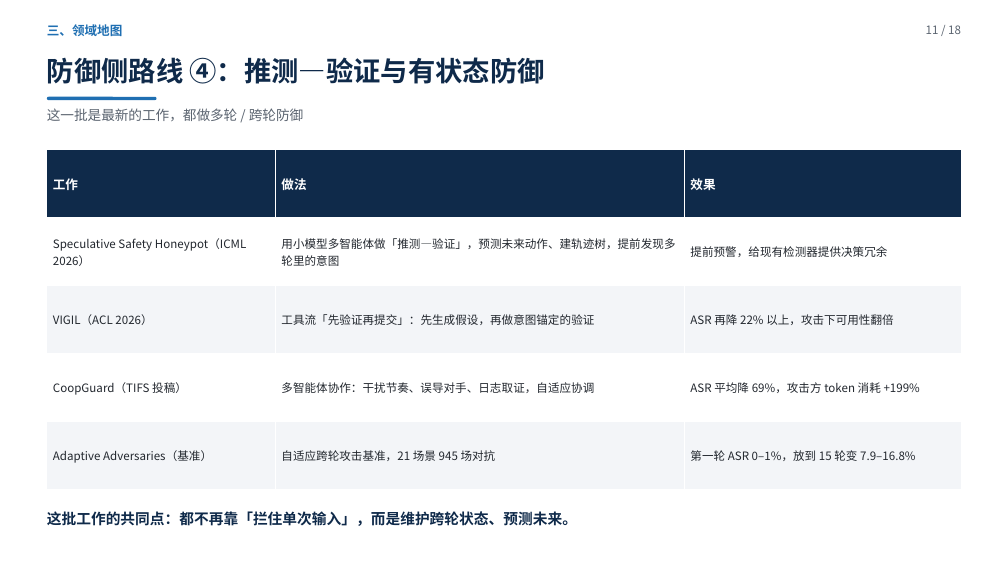
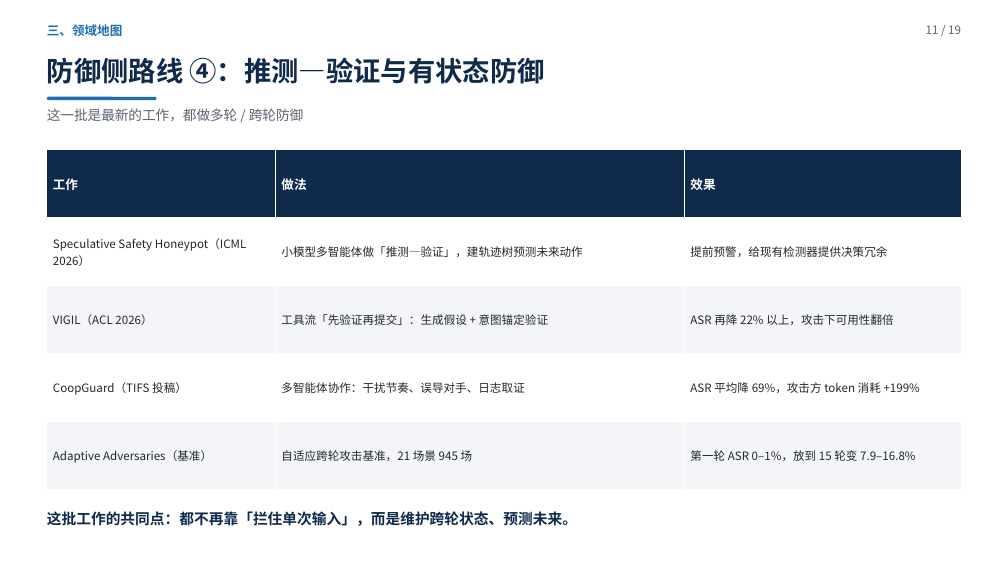
Before and after one commit to yiiiiiii1/multi-agent-remote-sensing, a slide deck: slide 11 of 阶段2-卫星多智能体防御/presentations/新方向调研汇报.pptx. Drawn at 1008x567 pixels with LibreOffice and Linux fonts; fonts in the diff are those of the drawing. Boxes give left, top, right and bottom in pixels: in the first picture for what was removed or moved away, otherwise in the second. Text is boxed around its words. In the diff, an @@ line names an element or a change of style, - is before the commit and + after.

Commit message:
采纳审核意见：P3 加默认场景声明、P9 补 Observer 数据、P13 去重复横幅、P11/P14 精简、P17 算力改强调框、代码块换正文字体、P1 加姓名位；新增 P18 四条核心发现（共19页）

```diff
--- a/阶段2-卫星多智能体防御/presentations/新方向调研汇报.pptx
+++ b/阶段2-卫星多智能体防御/presentations/新方向调研汇报.pptx
@@ text at [926,25,961,34]: text changed @@
-11 / 18
+11 / 19
@@ table at [47,150,961,490] @@
-row 2, column 2: 用小模型多智能体做「推测—验证」，预测未来动作、建轨迹树，提前发现多轮里的意图
+row 2, column 2: 小模型多智能体做「推测—验证」，建轨迹树预测未来动作
-row 3, column 2: 工具流「先验证再提交」：先生成假设，再做意图锚定的验证
+row 3, column 2: 工具流「先验证再提交」：生成假设 + 意图锚定验证
-row 4, column 2: 多智能体协作：干扰节奏、误导对手、日志取证，自适应协调
+row 4, column 2: 多智能体协作：干扰节奏、误导对手、日志取证
-row 5, column 2: 自适应跨轮攻击基准，21 场景 945 场对抗
+row 5, column 2: 自适应跨轮攻击基准，21 场景 945 场
```
Also in this commit, not shown: 17 other slides changed, 1 slide added, 4 other files.
